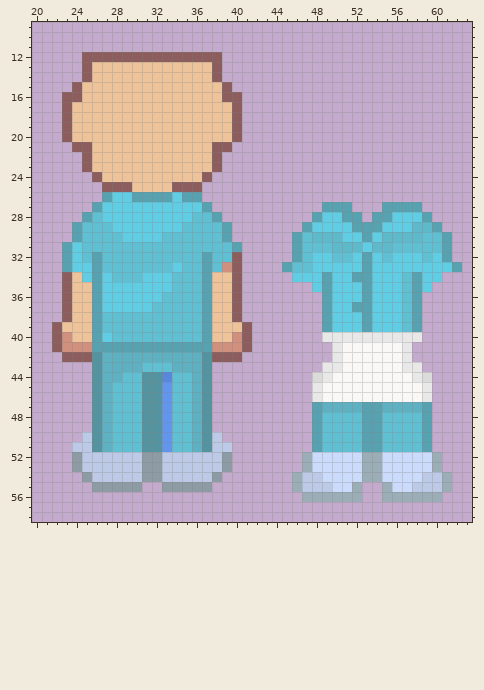
A pixel-art file gets an edit: Art/PixelArt/Characters/Aseprite files/NPCS/Faxineiro/Base Faxineiro.aseprite. The picture above is the old version.
64x64 pixels, 1 frame. Colours within 5 levels of each other are drawn and written as one. Shown: x 20..63, y 9..58.
After:
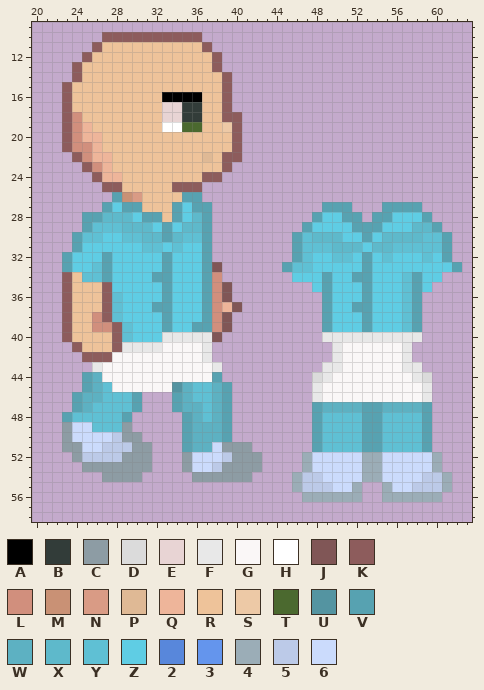
Palette (. is transparent): A #000000  B #323c39  C #8d9ca4  D #dbdbdb  E #e8d4d4  F #e8e8e8  G #faf7f7  H #ffffff  J #805656  K #8d5c5c  L #d18f7d  M #c99175  N #d99b85  P #dfb995  Q #eeb59a  R #eec39a  S #edc9a6  T #4b692f  U #5494a1  V #57a2b1  W #5db1c2  X #5eb9cb  Y #5fc0d4  Z #5fcde4  2 #5887db  3 #6495ed  4 #9badb7  5 #bccae8  6 #cbdbfc
From old to new:
layer "walkingSide2" now shown
layer "Base - back" now hidden
y 10: x 27..36 .......... -> KKKKKKKKKK
y 11: x 26..37 ............ -> KRRRRRRRRRRK
y 12: x 26..37 KKKKKKKKKKKK -> RRRRRRRRRRRR
y 13: x 24..25 .K -> KR
y 14: x 24..25 .K -> KR; x 38..39 K. -> RK
y 15: x 23..24 .K -> KR
y 16: x 24 K -> R; x 33..36 RRRR -> AAAA; x 40 K -> .
y 17: x 33..36 RRRR -> EEBB; x 39..40 RK -> K.
y 18: x 24 R -> L; x 33..36 RRRR -> EEBB; x 39 R -> K
y 19: x 24..25 RR -> LQ; x 33..36 RRRR -> HHTT; x 39 R -> S
y 20: x 24..26 RRR -> LQQ
y 21: x 23..26 .KKR -> KLLQ; x 38..40 KK. -> RRK
y 22: x 24..27 .KRR -> KLQQ; x 37..40 RK.. -> PRKK
y 23: x 26..27 RR -> LQ; x 38..39 K. -> RK
y 24: x 27..28 RR -> QQ; x 38 . -> K
y 25: x 29 K -> R
y 26: x 27..34 VZZVVVVZ -> .VMNRRRR
y 27: x 26..27 VZ -> .V; x 29..34 ZZZZZZ -> VVRRRV; x 36 Z -> V
y 28: x 26..29 YZZZ -> VXXX; x 31..34 ZZZZ -> VVRV; x 36..38 YYV -> XV.
y 29: x 24..25 VY -> .V; x 28..31 ZZZZ -> YXXX; x 33 Z -> V; x 35..39 YYYYV -> XXV..
y 30: x 27..34 YYZZZZYY -> ZZYYXXVX; x 37..39 YYV -> V..
y 31: x 23..30 VZYYYYYY -> .VZZZZZZ; x 33 Y -> Z; x 35..40 YYYYYV -> ZZV...
y 32: x 25..36 YVYYYYYYYYYY -> ZZVZZZZZVZZZ; x 38..40 YYK -> ...
y 33: x 26..33 VYYYYYYY -> YVZZZZZV; x 35..36 YY -> ZZ; x 38..40 YLK -> J..
y 34: x 25..30 ZVZYYY -> YYVZZZ; x 32..36 ZZYYY -> VVZZZ; x 38..40 RRK -> L..
y 35: x 26..27 VZ -> RK; x 33..36 ZYYY -> VZZZ; x 38..40 RRK -> LJ.
y 36: x 26..28 VZZ -> RKY; x 33..36 YYYY -> VZZZ; x 38..40 RRK -> LJ.
y 37: x 26..28 VZZ -> RKY; x 32..36 YYYYY -> VVZZZ; x 38..40 RRK -> LQJ
y 38: x 26..27 VY -> LK; x 29..36 YYYYYYYY -> ZZZZVZZZ; x 38..40 RRK -> LJ.
y 39: x 22..23 KR -> .K; x 26..28 VYY -> LLK; x 30..36 YYYYYYY -> ZZZVZZV; x 38..41 RRRK -> LJ..
y 40: x 22..23 KL -> .K; x 26..28 VZY -> RRK; x 30..41 YYYYYYYVRRLK -> ZZZFFFFFJ...
y 41: x 22..41 KLLLVVVVVVVVVVVVLLLK -> ..KRRRKFFFFGGGGF....
y 42: x 23..24 KK -> ..; x 26..40 UWWWWWWWWWWUKKK -> KKGGGGGGGGGF...
y 43: x 26..38 UWWWWYYYWWWU. -> FGGGGGGGGGGGF
y 44: x 25..38 .UWWYYUU2YYWU. -> VWGGGGGGGGGGGV
y 45: x 25..39 .UWYYYUU3YYWU.. -> VWYGGGGGGUWYYWV
y 46: x 24..27 ..UW -> VWWY; x 30..39 YUU3YYWU.. -> V...VWYYWV
y 47: x 24..27 ..UW -> VWYY; x 30..35 YUU3YY -> V...VW; x 37..39 U.. -> YWV
y 48: x 23..27 ...UW -> VYYYY; x 29..35 YYUU3YY -> V.....V; x 37..39 U.. -> YWV
y 49: x 23..27 ...UW -> C66YY; x 29..35 YYUU3YY -> C.....V; x 37..39 U.. -> WWV
y 50: x 23..35 ..5UWYYYUU3YY -> C66665CC....V; x 37..39 U5. -> WWV
y 51: x 23..35 .55UWYYYUU3YY -> CC66555CC...V; x 37..41 U55.. -> W6CCC
y 52: x 29..30 55 -> CC; x 32..42 C555555C... -> ...C6665CCC
y 53: x 24..30 C555555 -> .CCCCCC; x 32..37 C55555 -> ...C66; x 40..42 ... -> CCC
y 54: x 25..37 C55555CC55555 -> ..CCCC.....CC; x 39..41 ... -> CCC
y 55: x 26..30 CCCCC -> .....; x 33..37 CCCCC -> .....
Boxes around the changes in both pictures, in picture pixels (x1, y1, x2, y2):
changed: (52, 32, 262, 492)
